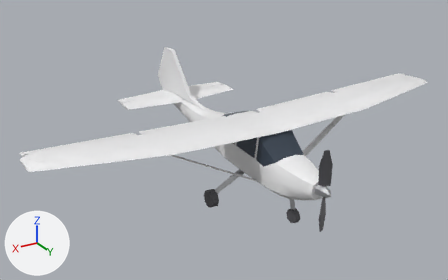
One commit to the glTF model public/aircraft/cessna-172/Cessna_172_LOD0.glb: the scene before it, then after it.
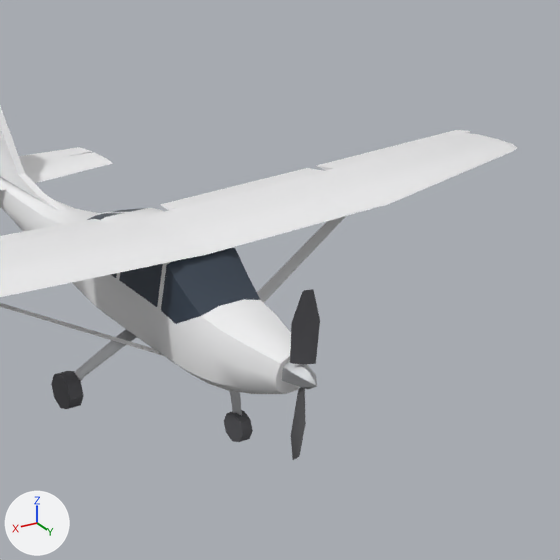
There are two pictures of each version: one whole from a 50 mm lens placed at (7.82, 11.24, 7.45), pointed at (0.16, -1.53, 1.07), one close up on the part from 40% to 100% of the width and 4% to 100% of the height. The axes (+X, +Y, +Z) are drawn at lower left. The lights are the same throughout. The first two pictures are the older version. Where no turn or scale is listed for an object, it has been applied to the vertices.

In view in the first close-up: 'Aileron_Left', 'Flap_Left', 'Flap_Right', 'Fuselage', 'HorizontalTail_Left', 'LandingGear_Right', 'Propeller', 'Strut_Left', 'VerticalTail', 'Wheel_Right', 'Wing_Left', 'Wing_Right' and 6 more.
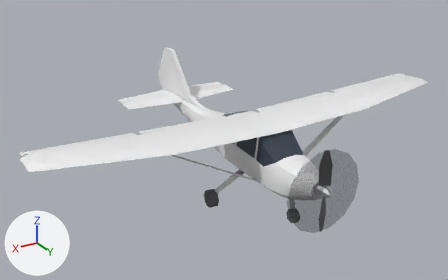
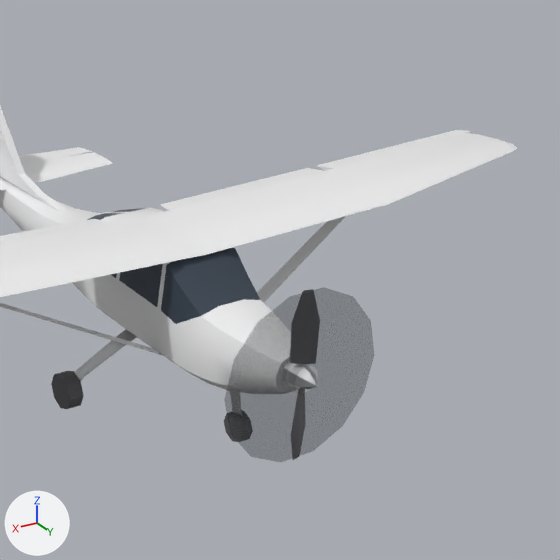
Commit message: Sweep the propeller disc from the blade at build time

Scene script edits in JSON lines:
```json
{"op": "add", "block": "mat_c172_propdisc", "code": ["mat_c172_propdisc = principled_material('C172_PropDisc')", "mat_c172_propdisc.base_color = (0.05, 0.055, 0.065)  # dark grey #3f4248", "mat_c172_propdisc.roughness = 0.55", "mat_c172_propdisc.alpha = 0.3"]}
{"op": "add", "block": "me_propeller_disc", "code": ["me_propeller_disc = bpy.data.meshes.new('Propeller_Disc')", "me_propeller_disc.from_pydata(...)  # 84 vertices, 140 faces; spans x -0.96..0.96, y 2.25..2.39, z 0.31..2.19", "me_propeller_disc.materials.append(mat_c172_propdisc)  # dark grey #3f4248"]}
{"op": "add", "block": "ob_propeller_disc", "code": ["ob_propeller_disc = bpy.data.objects.new('Propeller_Disc', me_propeller_disc)", "ob_propeller_disc.location = (0.0, 0.0, 0.0)"]}
```

What differs and where, as boxes [x1, y1, x2, y2] in the close-ups (560 x 560 px):
```json
{"object": "Propeller_Disc", "change": "added", "after": [224, 287, 374, 462]}
```
